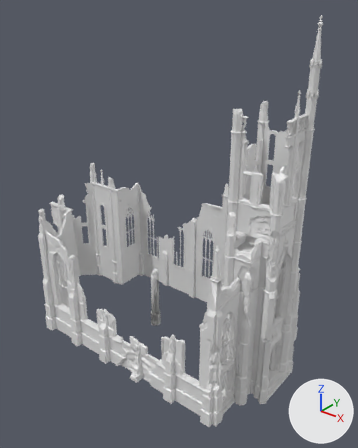
What one commit did to the FBX model Client/Bin/Resources/Models/Enviornmenet/Viliage/Church/Church.fbx.
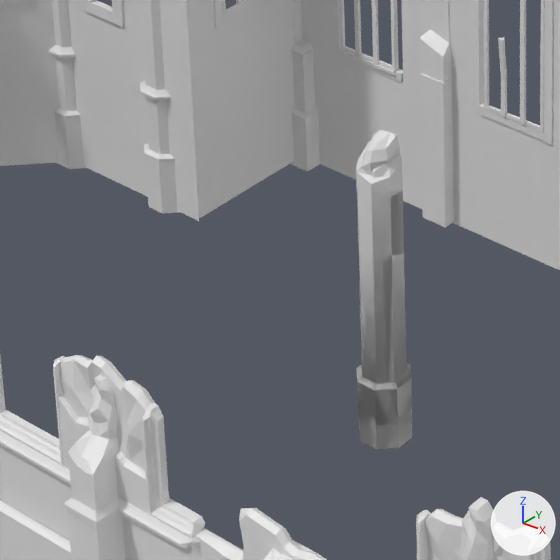
Each version is shown whole from a 50 mm camera at (33.5, -38.2, 38.3) aimed at (2.4, 0.7, 14.2), then close up on the part from 24% to 52% of the width and 55% to 77% of the height. The lights are fixed; the arrows at lower right show +X, +Y and +Z.

The first close-up shows 'SM_pal_b00_church_pillar01_2.mo', 'SM_pal_b00_church_pillar02_2.mo', 'SM_pal_b00_church_pillar03_2.mo', 'SM_pal_b00_church_pillar04_2.mo', 'SM_pal_b00_church_pillar05_2.mo', 'SM_pal_b00_church_pillar06_2.mo', 'SM_pal_b00_church_pillar07_2.mo', 'SM_pal_b00_church_pillar08_2.mo', 'SM_pal_b00_church_wall01.mo', 'SM_pal_b00_church_wall02.mo', 'SM_pal_b00_church_wall03.mo', 'SM_pal_b00_church_window01.mo', 'SM_pal_b00_church_window03.mo', 'SM_pal_b00_church_window04.mo'.
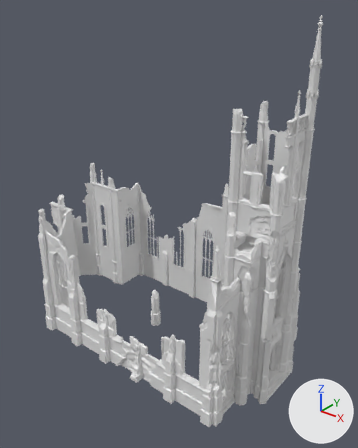
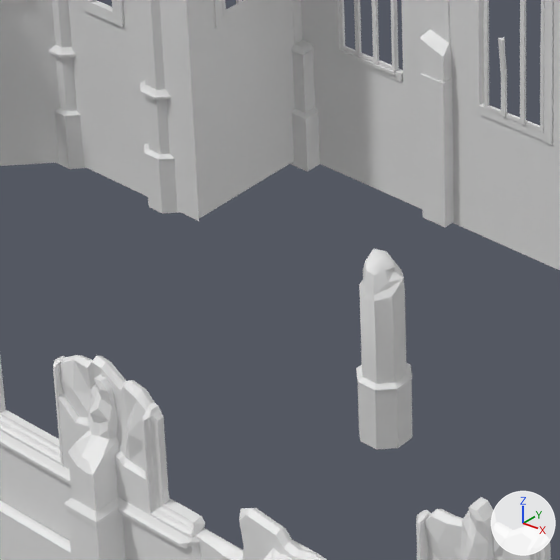
Location of each change, (x1, y1, x2, y2) in pixels of the close-ups (560 x 560 px):
'SM_pal_b00_church_pillar04_2.mo', deleted
    before: (356, 130, 413, 448)
'SM_pal_b00_church_pillar01_2.mo', deleted
    before: (356, 190, 412, 449)
'SM_pal_b00_church_pillar08_2.mo', deleted
    before: (356, 253, 412, 446)
'SM_pal_b00_church_pillar02_2.mo', deleted
    before: (356, 273, 413, 449)
'SM_pal_b00_church_pillar07_2.mo', deleted
    before: (359, 164, 406, 383)
'SM_pal_b00_church_pillar06_2.mo', deleted
    before: (357, 157, 412, 449)
'SM_pal_b00_church_pillar03_2.mo', deleted
    before: (359, 252, 407, 384)
'SM_pal_b00_church_pillar05_2.mo', unchanged, uncovered by the edit
    before: (361, 292, 406, 449)
    after: (356, 249, 413, 449)

Edits to the bpy script that builds the scene:
```text
Remove ob_sm_pal_b00_church_pillar07_2_mo:
    ob_sm_pal_b00_church_pillar07_2_mo = bpy.data.objects.new('SM_pal_b00_church_pillar07_2.mo', me_sm_pal_b00_church_pillar07_2_md)
    ob_sm_pal_b00_church_pillar07_2_mo.location = (0.0, 0.0, 0.0)
Remove ob_sm_pal_b00_church_pillar01_2_mo:
    ob_sm_pal_b00_church_pillar01_2_mo = bpy.data.objects.new('SM_pal_b00_church_pillar01_2.mo', me_sm_pal_b00_church_pillar01_2_md)
    ob_sm_pal_b00_church_pillar01_2_mo.location = (0.0, 0.0, 0.0)
Remove ob_sm_pal_b00_church_pillar06_2_mo:
    ob_sm_pal_b00_church_pillar06_2_mo = bpy.data.objects.new('SM_pal_b00_church_pillar06_2.mo', me_sm_pal_b00_church_pillar06_2_md)
    ob_sm_pal_b00_church_pillar06_2_mo.location = (0.0, 0.0, 0.0)
Remove ob_sm_pal_b00_church_pillar04_2_mo:
    ob_sm_pal_b00_church_pillar04_2_mo = bpy.data.objects.new('SM_pal_b00_church_pillar04_2.mo', me_sm_pal_b00_church_pillar04_2_md)
    ob_sm_pal_b00_church_pillar04_2_mo.location = (0.0, 0.0, 0.0)
Remove ob_sm_pal_b00_church_pillar08_2_mo:
    ob_sm_pal_b00_church_pillar08_2_mo = bpy.data.objects.new('SM_pal_b00_church_pillar08_2.mo', me_sm_pal_b00_church_pillar08_2_md)
    ob_sm_pal_b00_church_pillar08_2_mo.location = (0.0, 0.0, 0.0)
Remove ob_sm_pal_b00_church_pillar03_2_mo:
    ob_sm_pal_b00_church_pillar03_2_mo = bpy.data.objects.new('SM_pal_b00_church_pillar03_2.mo', me_sm_pal_b00_church_pillar03_2_md)
    ob_sm_pal_b00_church_pillar03_2_mo.location = (0.0, 0.0, 0.0)
Remove ob_sm_pal_b00_church_pillar02_2_mo:
    ob_sm_pal_b00_church_pillar02_2_mo = bpy.data.objects.new('SM_pal_b00_church_pillar02_2.mo', me_sm_pal_b00_church_pillar02_2_md)
    ob_sm_pal_b00_church_pillar02_2_mo.location = (0.0, 0.0, 0.0)
```
